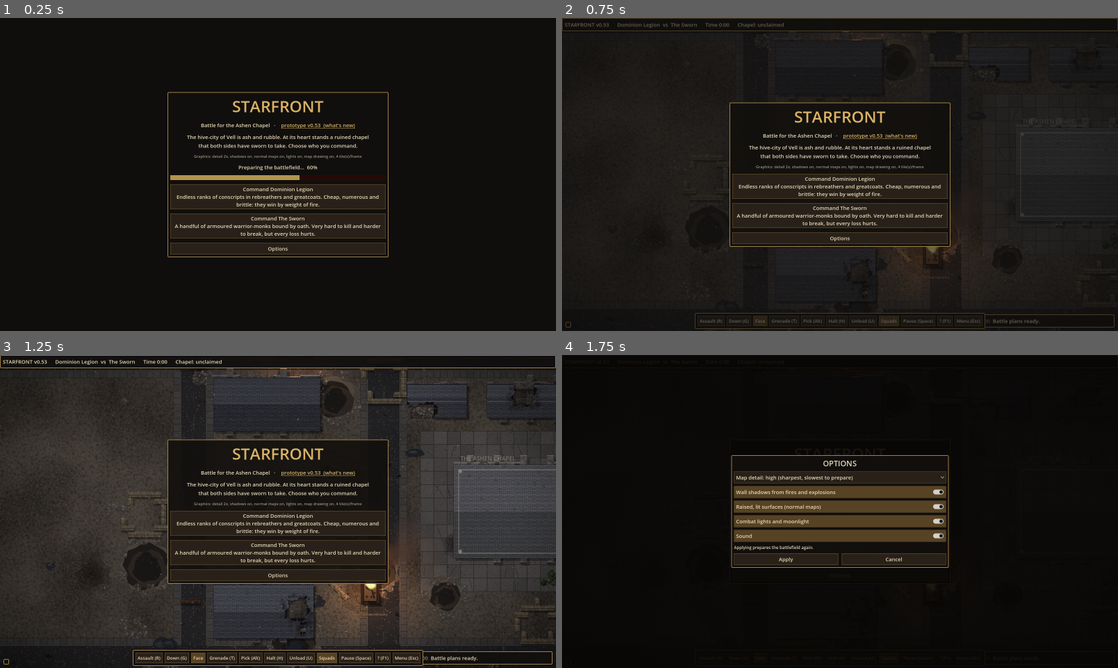
Above: before the commit, frames 1-4 (two rows, left to right).
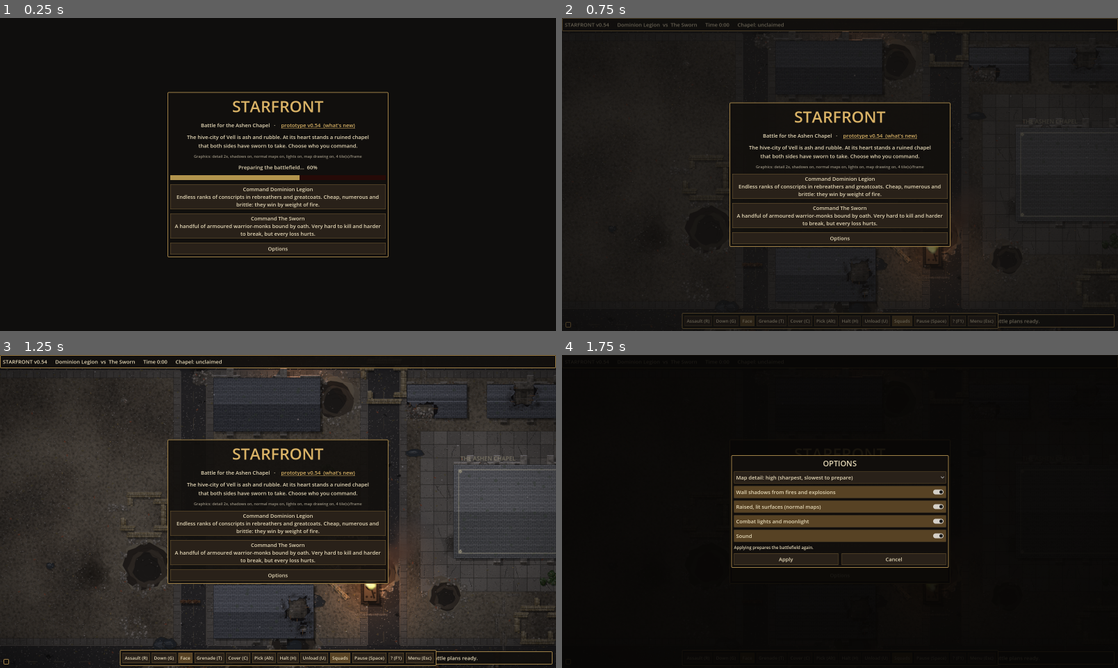
Above: after the commit, the same moments.

Repository: sirspoon/StarFront
Game: Godot game, scene res://scenes/main.tscn
Two runs of this game, one before a commit and one after it. Both use one fixed random seed, a clock stepped at 60 frames per second and the inputs below. Sound files missing from this copy of the repository are replaced by a short silence.
Inputs:
- Up to frame 1 (0.25 s): no input
- Up to frame 2 (0.75 s): click "Face" at 0.5 s
- Up to frame 3 (1.25 s): no input
- Up to frame 4 (1.75 s): click "Options" at 1.25 s

The runs differ from the first frame. In frame 1, less than 0.1% of the frame differs, in the area x 57-58%, y 33-35%; in frame 2, 0.4%; in frame 3, 0.8%, in the area x 7-79%, y 1-100%; in frame 4, less than 0.1%.

Commit message:
v0.54: Cover view, and sight area and weapon ranges for selected squads
Co-Authored-By: Claude Opus 5.5 <noreply@anthropic.com>
Claude-Session: https://claude.ai/code/session_01Q9zFWq6qGPKtGhTxhDqH85

Diff:
--- a/project.godot
+++ b/project.godot
@@ -7,7 +7,7 @@
 
 config/name="StarFront"
 config/description="Real-time squad tactics in a ruined gothic future."
-config/version="0.53"
+config/version="0.54"
 run/main_scene="res://scenes/main.tscn"
 config/features=PackedStringArray("4.3", "GL Compatibility")
 config/icon="res://icon.svg"
--- /dev/null
+++ b/scripts/cover_view.gd
@@ -0,0 +1,76 @@
+class_name CoverView
+extends Node2D
+## The Cover view: colours the ground by what it gives a soldier, so it's clear at a glance
+## which walls still stand and where men can take cover. Shown with the Cover button (C), and
+## by itself while a move order is being dragged out. Redrawn only when the view moves or the
+## map changes.
+##   green  - low cover (sandbags, barricades, low walls): good cover, men fire over it
+##   blue   - windows: cover, and men can shoot through
+##   white  - standing walls and wrecks: block sight and shots, no way through
+##   yellow - rubble and craters: some cover
+##   olive  - bushes (hide a still man) and hedges (block sight)
+##   red    - barbed wire: no cover, very slow to cross
+## Collapsed walls are left uncoloured: they're gone.
+
+const C := BattleMap.CELL
+
+var main: Node
+var map: BattleMap
+var window := Rect2i()
+var showing := false
+
+
+func setup(m: Node) -> void:
+	main = m
+	map = m.map
+	z_index = 9
+	map.cells_changed.connect(func(_c): queue_redraw())
+
+
+func wanted() -> bool:
+	return main.cover_mode or main.t_mode in ["line", "line_face", "held"] or main.right_held
+
+
+func _process(_dt: float) -> void:
+	var want: bool = wanted() and main.started
+	if want != showing:
+		showing = want
+		visible = want
+		queue_redraw()
+	if not showing:
+		return
+	var cam: Camera2D = main.camera
+	var half := get_viewport_rect().size * 0.5 / cam.zoom
+	var w := Rect2i(map.cell_of(cam.position - half) - Vector2i(2, 2), Vector2i((half * 2.0) / C) + Vector2i(5, 5))
+	if w != window:
+		window = w
+		queue_redraw()
+
+
+func _draw() -> void:
+	if not showing:
+		return
+	for y in range(maxi(window.position.y, 0), mini(window.end.y, BattleMap.H)):
+		for x in range(maxi(window.position.x, 0), mini(window.end.x, BattleMap.W)):
+			var c := Vector2i(x, y)
+			var r := Rect2(Vector2(c) * C, Vector2(C, C))
+			match map.get_t(c):
+				BattleMap.T.LOW:
+					draw_rect(r.grow(-1), Color(0.3, 1.0, 0.35, 0.38))
+					draw_rect(r.grow(-1), Color(0.4, 1.0, 0.45, 0.85), false, 1.2)
+				BattleMap.T.WINDOW:
+					draw_rect(r.grow(-1), Color(0.35, 0.7, 1.0, 0.45))
+					draw_rect(r.grow(-1), Color(0.5, 0.8, 1.0, 0.9), false, 1.2)
+				BattleMap.T.WALL, BattleMap.T.WRECK:
+					draw_rect(r, Color(0.95, 0.95, 1.0, 0.22))
+					draw_rect(r.grow(-0.5), Color(1, 1, 1, 0.75), false, 1.0)
+				BattleMap.T.RUBBLE, BattleMap.T.CRATER:
+					draw_rect(r.grow(-2), Color(1.0, 0.85, 0.3, 0.2))
+				BattleMap.T.BUSH:
+					draw_circle(r.get_center(), 5.0, Color(0.6, 0.75, 0.3, 0.35))
+				BattleMap.T.HEDGE:
+					draw_rect(r.grow(-1), Color(0.45, 0.6, 0.25, 0.5))
+					draw_rect(r.grow(-1), Color(0.6, 0.75, 0.35, 0.9), false, 1.0)
+				BattleMap.T.WIRE:
+					draw_line(r.position + Vector2(3, 3), r.end - Vector2(3, 3), Color(1.0, 0.3, 0.25, 0.9), 1.4)
+					draw_line(Vector2(r.position.x + 3, r.end.y - 3), Vector2(r.end.x - 3, r.position.y + 3), Color(1.0, 0.3, 0.25, 0.9), 1.4)
--- a/scripts/game_data.gd
+++ b/scripts/game_data.gd
@@ -2,7 +2,7 @@
 extends RefCounted
 ## Factions, soldier types and weapons. Balance tuning lives here.
 
-const VERSION := "0.53"
+const VERSION := "0.54"
 
 ## range in pixels (16 px = 1 map cell); cooldown = seconds between bursts;
 ## acc = base hit chance; ap = how much infantry armour it ignores; supp = suppression per shot;
--- a/scripts/hud.gd
+++ b/scripts/hud.gd
@@ -91,6 +91,8 @@
 			+ "Right click an enemy: focus fire   your carrier: board\n" \
 			+ "Right click a wall (tank / lance team): shell it\n" \
 			+ "R assault   G get down   H halt   U unload\n" \
+			+ "C cover view: green low cover, blue windows,\n" \
+			+ "   white standing walls, yellow rubble, red wire\n" \
 			+ "T then click: grenades. At armour: tank-breakers,\n" \
 			+ "   at infantry: frags, at open ground: smoke screen\n" \
 			+ "Alt + click: pick single soldiers   1-9: squads\n" \
@@ -155,10 +157,10 @@
 	touch_bar = HBoxContainer.new()
 	touch_bar.add_theme_constant_override("separation", 6)
 	panel.add_child(touch_bar)
-	for spec in [["Assault", true], ["Down", true], ["Face", true], ["Grenade", true], ["Pick", true], ["Halt", false], ["Unload", false],
+	for spec in [["Assault", true], ["Down", true], ["Face", true], ["Grenade", true], ["Cover", true], ["Pick", true], ["Halt", false], ["Unload", false],
 			["Squads", true], ["Pause", true], ["?", false], ["Menu", false]]:
 		var b := Button.new()
-		var hints := {"Assault": "R", "Down": "G", "Pick": "Alt", "Halt": "H", "Unload": "U", "Grenade": "T", "Pause": "Space", "?": "F1", "Menu": "Esc"}
+		var hints := {"Assault": "R", "Down": "G", "Pick": "Alt", "Halt": "H", "Unload": "U", "Grenade": "T", "Cover": "C", "Pause": "Space", "?": "F1", "Menu": "Esc"}
 		b.text = spec[0] if main.touch_mode or not hints.has(spec[0]) else "%s (%s)" % [spec[0], hints[spec[0]]]
 		b.toggle_mode = spec[1]
 		b.focus_mode = Control.FOCUS_NONE
@@ -458,6 +460,26 @@
 	_menu_button(row, "Cancel", func():
 		options_panel.queue_free()
 		options_panel = null)
+
+
+var cover_key: Label = null
+
+
+## The key to the Cover view's colours, under the top bar while it's on.
+func show_cover_key(on: bool) -> void:
+	if cover_key == null:
+		cover_key = Label.new()
+		cover_key.text = "COVER:  green low cover (fire over it)   blue windows   white standing walls   " \
+				+ "yellow rubble/craters   olive bushes/hedges   red wire   (no colour: open, or the wall has collapsed)"
+		cover_key.add_theme_font_size_override("font_size", 12)
+		cover_key.add_theme_color_override("font_color", Color(0.9, 0.88, 0.75))
+		cover_key.add_theme_color_override("font_outline_color", Color(0, 0, 0))
+		cover_key.add_theme_constant_override("outline_size", 4)
+		cover_key.set_anchors_and_offsets_preset(Control.PRESET_TOP_LEFT)
+		cover_key.position = Vector2(10, 40)
+		cover_key.mouse_filter = Control.MOUSE_FILTER_IGNORE
+		root.add_child(cover_key)
+	cover_key.visible = on
 
 
 func toggle_help() -> void:
--- a/scripts/main.gd
+++ b/scripts/main.gd
@@ -15,7 +15,9 @@
 var roofs: Roofs
 var effects: Effects
 var grenades: Grenades
-var grenade_mode := false  # the next click / tap picks where to throw grenades
+var grenade_mode := false
+var cover_mode := false   # the Cover view (C): colours the ground by the cover it gives
+var cover_view: CoverView  # the next click / tap picks where to throw grenades
 var grenades_thrown := [0, 0]
 var heavy_kills := [0, 0]
 var friendly_kills := [0, 0]
@@ -606,6 +608,9 @@
 	overlay.main = self
 	overlay.z_index = 10
 	add_child(overlay)
+	cover_view = CoverView.new()
+	add_child(cover_view)
+	cover_view.setup(self)
 	_add_fires()
 	light_fx = LightFX.new()
 	light_fx.z_index = 6
@@ -988,6 +993,8 @@
 		if a.begins_with("--shot-squad="):  # centre on one of the player's squads (by number)
 			var q: Squad = _player_squads()[int(a.trim_prefix("--shot-squad="))]
 			camera.position = q.center()
+			if "--shot-pick" in OS.get_cmdline_user_args():
+				q.selected = true
 	if "--shot-melee" in OS.get_cmdline_user_args():
 		camera.position = _melee_spot()
 	if "--shot-heavy" in OS.get_cmdline_user_args():
@@ -1007,6 +1014,9 @@
 			sq.selected = true
 	if "--shot-nohud" in OS.get_cmdline_user_args():
 		hud.visible = false
+	if "--shot-cover" in OS.get_cmdline_user_args():
+		cover_mode = true
+		hud.show_cover_key(true)
 	paused = true
 	for i in 3:
 		await RenderingServer.frame_post_draw
@@ -1719,6 +1729,10 @@
 			for sq in _player_squads():
 				if sq.selected:
 					sq.halt()
+		elif k == KEY_C:
+			cover_mode = not cover_mode
+			hud.sync_touch("Cover", cover_mode)
+			hud.show_cover_key(cover_mode)
 		elif k == KEY_T:
 			grenade_mode = not grenade_mode
 			hud.sync_touch("Grenade", grenade_mode)
@@ -2328,6 +2342,9 @@
 			face_mode = on
 		"Grenade":
 			grenade_mode = on
+		"Cover":
+			cover_mode = on
+			hud.show_cover_key(on)
 		"Pick":
 			pick_mode = on
 			if not on:
--- a/scripts/overlay.gd
+++ b/scripts/overlay.gd
@@ -62,6 +62,10 @@
 			if s.team != main.player_team and s.is_alive() and s.visible and main.roofs.hides(s.position):
 				draw_arc(s.position, s.radius + 4.0, 0, TAU, 20, Color(1.0, 0.3, 0.2, 0.85), 1.6)
 				draw_circle(s.position, 2.0, Color(1.0, 0.3, 0.2, 0.85))
+	var chosen: Array = main.squads.filter(func(q): return q.team == main.player_team and q.selected)
+	if main.started and chosen.size() <= 2:  # with more selected the rings would only clutter
+		for sq in chosen:
+			_draw_sight(sq)
 	for sq in main.squads:
 		if sq.team == main.player_team and (sq.selected or main.paused):
 			_draw_route(sq)
@@ -202,3 +206,74 @@
 
 func _grenade_col(kind: String, a: float) -> Color:
 	return Color({"he": Color(1.0, 0.45, 0.25), "ap": Color(1.0, 0.8, 0.3), "smoke": Color(0.8, 0.85, 0.9)}[kind], a)
+
+
+var sight_cache := {}  # squad -> [time worked out, centre, outline points]
+const RAYS := 96
+
+
+## What a selected squad can see: an area out to sight range, cut off by walls, wrecks,
+## hedges and smoke; a fainter ring where they can still pick out men keeping still in
+## cover; and a ring for the reach of each of their weapons.
+func _draw_sight(sq: Squad) -> void:
+	var men: Array = sq.effective()
+	if men.is_empty():
+		return
+	var c := Vector2.ZERO
+	for m in men:
+		c += m.position
+	c /= men.size()
+	var map: BattleMap = main.map
+	var cached = sight_cache.get(sq)
+	var pts: PackedVector2Array
+	if cached == null or main.time - float(cached[0]) > 0.3 or c.distance_to(cached[1]) > 8.0 or main.paused:
+		pts = PackedVector2Array()
+		var reach: float = main.SIGHT
+		for i in RAYS:
+			var dir := Vector2.from_angle(i * TAU / RAYS)
+			var d := 12.0
+			var start := map.cell_of(c)
+			while d < reach:
+				var p := c + dir * d
+				var cell := map.cell_of(p)
+				var t := map.get_t(cell)
+				if cell != start and (map.blocks(t) or t == BattleMap.T.HEDGE):
+					break
+				var smoked := false
+				for s in map.smoke_screens:
+					if p.distance_to(s[0]) < float(s[1]):
+						smoked = true
+				if smoked:
+					break
+				d += 8.0
+			pts.append(c + dir * minf(d, reach))
+		sight_cache[sq] = [main.time, c, pts]
+	else:
+		pts = cached[2]
+	var fill := Color(1.0, 0.95, 0.7, 0.07)
+	var none := PackedVector2Array()
+	for i in pts.size():
+		draw_primitive(PackedVector2Array([c, pts[i], pts[(i + 1) % pts.size()]]), PackedColorArray([fill, fill, fill]), none)
+	var outline := pts.duplicate()
+	outline.append(pts[0])
+	draw_polyline(outline, Color(1.0, 0.95, 0.7, 0.35), 1.0)
+	draw_arc(c, main.SIGHT_HIDDEN, 0, TAU, 64, Color(1.0, 0.95, 0.7, 0.18), 1.0)  # spots men keeping still in cover
+	# weapon reach: one ring per weapon, labelled
+	var seen := {}
+	var weapons: Array = []
+	var v = sq.vehicle()
+	if v != null:
+		for sl in v.slots:
+			weapons.append(sl.weapon)
+	else:
+		for m in men:
+			weapons.append(m.weapon)
+	var k := 0
+	for w in weapons:
+		if seen.has(w.name):
+			continue
+		seen[w.name] = true
+		var r: float = w.range
+		draw_arc(c, r, 0, TAU, 96, Color(1.0, 0.55, 0.25, 0.55), 1.4)
+		draw_string(ThemeDB.fallback_font, c + Vector2(-40, -r - 4 - k * 0.0), w.name, HORIZONTAL_ALIGNMENT_LEFT, -1, 11, Color(1.0, 0.65, 0.35, 0.9))
+		k += 1
--- a/scripts/whats_new.gd
+++ b/scripts/whats_new.gd
@@ -5,6 +5,7 @@
 ## When a whole version is reached (1.0, 2.0 ...), start a new heading for it.
 
 const TEXT := """PROTOTYPE (before 1.0)
+- Cover view (C) showing what's standing and where to take cover; sight and weapon ranges for selected squads
 - Longer battles (around 10 minutes): fire pins more and kills less, broken men can rally
 - Options menu (graphics and sound), and a battle menu to restart or start a new battle
 - Windows and Android versions; smoother with big armies on the move
Not shown, changed: CHANGELOG.md
Not shown, changed: CLAUDE.md
